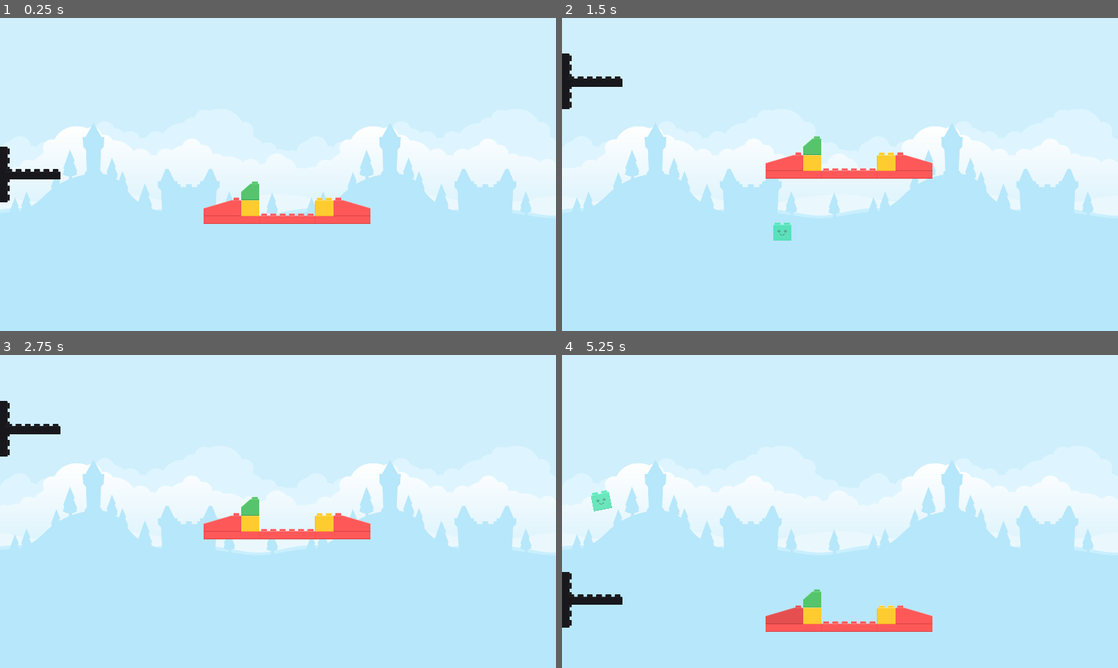
Above: before the commit, frames 1-4 (two rows, left to right).
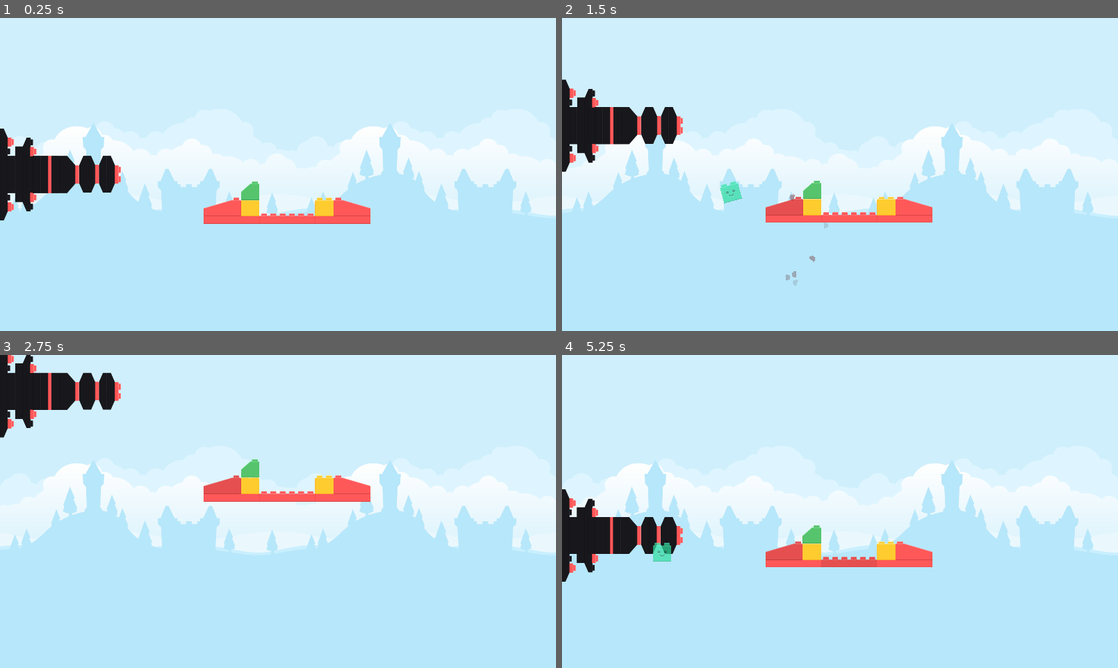
Above: after the commit, the same moments.

Repository: mlotr/Blocks_Gone_Wrong
Game: Godot game, scene res://scenes/level_1.tscn
Same seed, same stepped clock (60 frames per second), same inputs: the game is played once before the commit and once after it. The project has no main scene, so this scene is started directly.
Inputs (mouse positions are in pixels of both pictures, inside the frame that each line leads up to):
- Up to frame 1 (0.25 s): no input
- Up to frame 2 (1.5 s): tap Enter at 0.5 s; move the mouse to (962, 158) at 0.52 s; press the mouse at (962, 158) at 0.53 s; hold Up (ui_up) 0.53-1.28 s; move the mouse to (728, 190) at 1.27 s; release the mouse at (728, 190) at 1.28 s; hold Down (ui_down) from 1.28 s (still down); click (728, 190) at 1.35 s
- Up to frame 3 (2.75 s): move the mouse to (333, 442) at 2.02 s; release Down (ui_down) at 2.03 s; press the mouse at (333, 442) at 2.03 s; hold Up (ui_up) from 2.03 s (still down)
- Up to frame 4 (5.25 s): move the mouse to (812, 574) at 2.77 s; release the mouse at (812, 574) at 2.78 s; click (812, 574) at 2.85 s; move the mouse to (1006, 558) at 3.52 s; release Up (ui_up) at 3.53 s; press the mouse at (1006, 558) at 3.53 s; hold Down (ui_down) from 3.53 s (still down); move the mouse to (673, 464) at 4.27 s; release the mouse at (673, 464) at 4.28 s; click (673, 464) at 4.35 s; move the mouse to (867, 511) at 5.02 s; press the mouse at (867, 511) at 5.03 s

The runs differ from the first frame. In frame 1, 2.4% of the frame differs, in the area x 0-22%, y 35-65%; in frame 2, 7.4%; in frame 3, 6.9%; in frame 4, 7.5%, in the area x 0-67%, y 42-89%.

Commit message:
Added new cannon assets

Diff:
--- a/scenes/cannon.tscn
+++ b/scenes/cannon.tscn
@@ -1,8 +1,9 @@
-[gd_scene load_steps=8 format=3 uid="uid://bnpalud56fodw"]
+[gd_scene load_steps=9 format=3 uid="uid://bnpalud56fodw"]
 
 [ext_resource type="Script" path="res://scripts/cannon.gd" id="1_gacex"]
-[ext_resource type="Texture2D" uid="uid://crgp76o83hhua" path="res://brick_assets/Black/brick_medium_6.png" id="1_u1sdy"]
 [ext_resource type="PackedScene" uid="uid://baxni17x522no" path="res://scenes/bullet.tscn" id="2_60g0n"]
+[ext_resource type="Texture2D" uid="uid://cerejap46xrq1" path="res://cannon_assets/base_gun_STB.png" id="3_4bads"]
+[ext_resource type="Texture2D" uid="uid://bokbcq7ptuati" path="res://cannon_assets/gun_STB.png" id="4_qx01d"]
 
 [sub_resource type="Animation" id="Animation_c5r36"]
 length = 0.001
@@ -49,15 +50,16 @@
 bullet_scene = ExtResource("2_60g0n")
 
 [node name="BaseSprite" type="Sprite2D" parent="."]
+position = Vector2(90.0007, 0.000320435)
 rotation = 1.5708
-texture = ExtResource("1_u1sdy")
+texture = ExtResource("3_4bads")
 
 [node name="GunSprite" type="Sprite2D" parent="."]
-position = Vector2(96, 0)
-texture = ExtResource("1_u1sdy")
+position = Vector2(306.001, 0.000320435)
+texture = ExtResource("4_qx01d")
 
 [node name="Muzzle" type="Marker2D" parent="GunSprite"]
-position = Vector2(88, 0)
+position = Vector2(141.999, -0.000320435)
 
 [node name="AnimationPlayer" type="AnimationPlayer" parent="."]
 libraries = {
--- a/scenes/level_1.tscn
+++ b/scenes/level_1.tscn
@@ -22,7 +22,7 @@
 texture = ExtResource("1_mkn4i")
 
 [node name="Cannon" parent="." instance=ExtResource("3_boywy")]
-position = Vector2(16, 536)
+position = Vector2(0, 536)
 
 [node name="GameCamera" type="Camera2D" parent="."]
 position = Vector2(960, 536)
Binary file added: cannon_assets/base_gun_STB.png
Not shown, added: cannon_assets/base_gun_STB.png.import
Binary file added: cannon_assets/gun_STB.png
Not shown, added: cannon_assets/gun_STB.png.import
